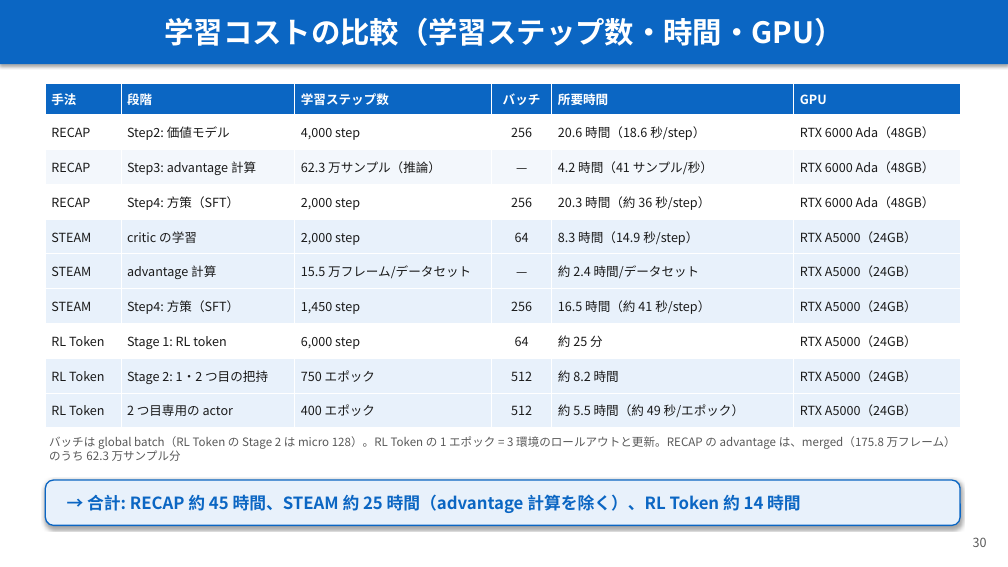
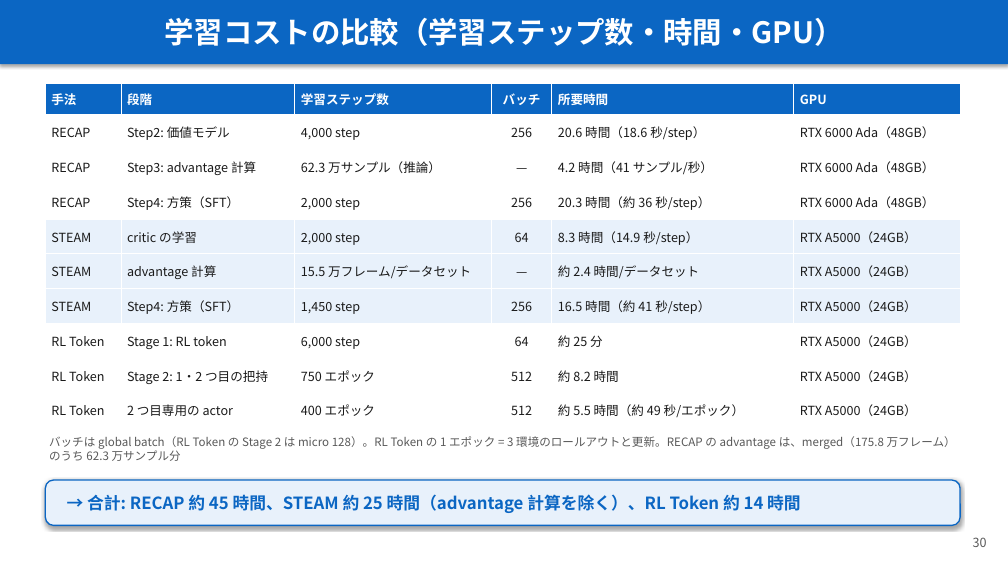
Before and after one commit to Junhand/libero_RL, a slide deck: slide 30 of docs/RECAP_STEAM_RLToken.pptx. Drawn at 1008x567 pixels with LibreOffice and Linux fonts; fonts in the diff are those of the drawing. Boxes give left, top, right and bottom in pixels: in the first picture for what was removed or moved away, otherwise in the second. Text is boxed around its words. In the diff, an @@ line names an element or a change of style, - is before the commit and + after.

```diff
--- a/docs/RECAP_STEAM_RLToken.pptx
+++ b/docs/RECAP_STEAM_RLToken.pptx
@@ table at <box>45,83,960,428</box> @@
@@ fill #F3F7FC to #FFFFFF in row 3 @@
@@ fill #E8F1FB to #FFFFFF in 12 cells @@
```
Also in this commit, not shown: 1 other file.
